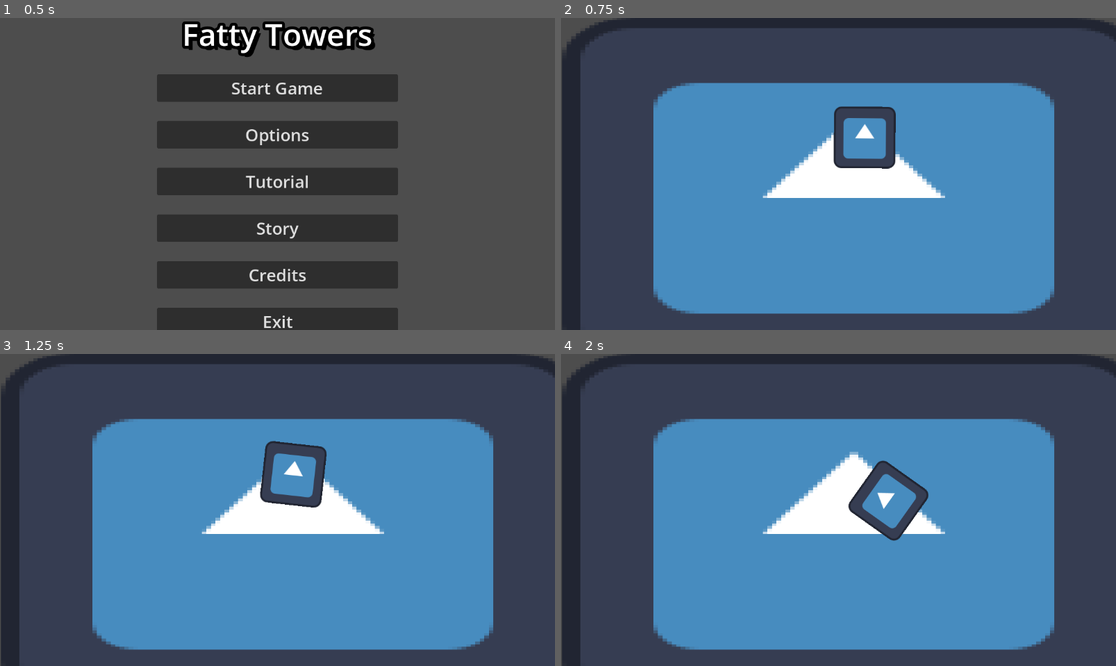
Above: before the commit, frames 1-4 (two rows, left to right).
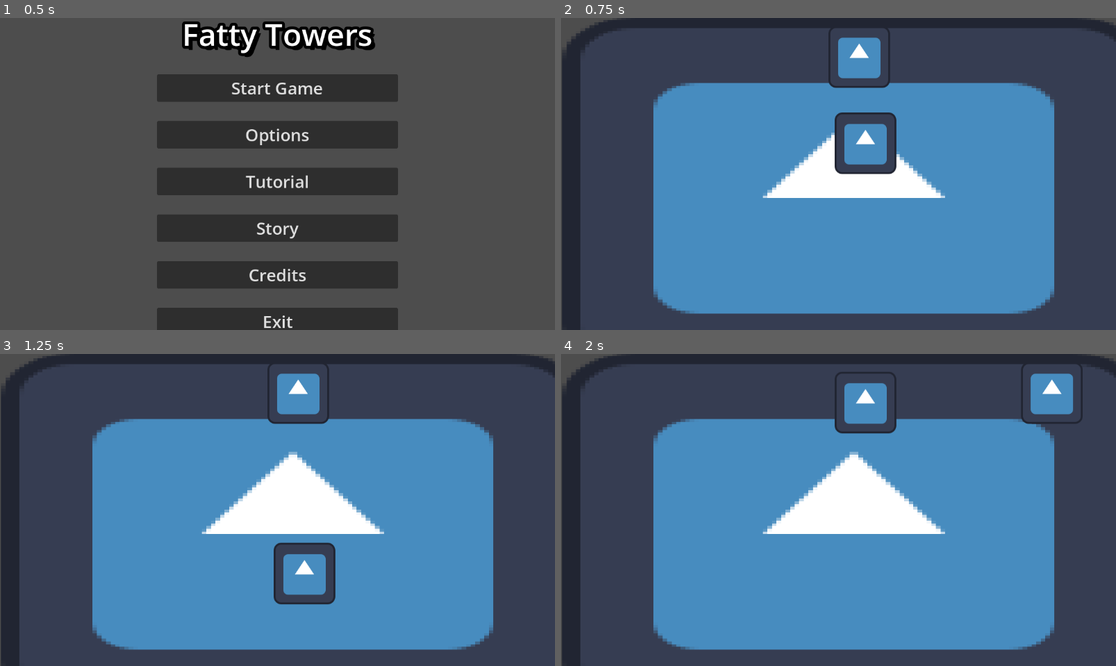
Above: after the commit, the same moments.

Repository: Duartefon/fatty-towers
Game: Godot game, scene res://menus/main_menu.tscn
Two runs of this game, one before a commit and one after it. Both use one fixed random seed, a clock stepped at 60 frames per second and the inputs below. The engine's default icon, where the game draws it, is replaced by a stand-in: a white triangle on a blue panel in a dark square.
Inputs:
- Up to frame 1 (0.5 s): no input
- Up to frame 2 (0.75 s): click "Start Game" at 0.5 s
- Up to frame 3 (1.25 s): no input
- Up to frame 4 (2 s): hold D (rightAction) from 1.28 s (still down); hold Space (dropBlock) from 1.28 s (still down)

Frame 1 is identical in both runs. In frame 2, 2.4% of the frame differs, in the area x 48-61%, y 3-51%; in frame 3, 4.6%, in the area x 46-61%, y 3-81%; in frame 4, 4.6%.

Commit message:
crane movement added

Diff:
--- /dev/null
+++ b/crane_system.gd
@@ -0,0 +1,21 @@
+extends StaticBody2D
+var CHANGE_PLATES_SPEEED := 400
+var initial_global_position : Vector2
+# Called when the node enters the scene tree for the first time.
+func _ready() -> void:
+	initial_global_position = global_position
+
+
+# Called every frame. 'delta' is the elapsed time since the previous frame.
+func _process(delta: float) -> void:
+	pass
+func _input(event: InputEvent) -> void:
+	if event.is_action_pressed("leftAction"):
+		var new_position_value := Vector2(global_position.x - CHANGE_PLATES_SPEEED, global_position.y)
+		new_position_value.x = clamp(new_position_value.x, initial_global_position.x-400,initial_global_position.x)
+		global_position = new_position_value
+
+	if event.is_action_pressed("rightAction"):
+		var new_position_value := Vector2(global_position.x + CHANGE_PLATES_SPEEED, global_position.y)
+		new_position_value.x = clamp(new_position_value.x, initial_global_position.x,initial_global_position.x+400)
+		global_position = new_position_value
--- /dev/null
+++ b/crane_system.tscn
@@ -0,0 +1,21 @@
+[gd_scene load_steps=5 format=3 uid="uid://qx5eqi6t2bjr"]
+
+[ext_resource type="Script" path="res://crane_system.gd" id="1_0f3ll"]
+[ext_resource type="Texture2D" uid="uid://e1sdrkxwqcjs" path="res://icon.svg" id="2_ldevf"]
+
+[sub_resource type="PhysicsMaterial" id="PhysicsMaterial_lqlyl"]
+
+[sub_resource type="RectangleShape2D" id="RectangleShape2D_h05o5"]
+
+[node name="Node2D" type="StaticBody2D"]
+physics_material_override = SubResource("PhysicsMaterial_lqlyl")
+script = ExtResource("1_0f3ll")
+
+[node name="CollisionShape2D" type="CollisionShape2D" parent="."]
+shape = SubResource("RectangleShape2D_h05o5")
+
+[node name="PinJoint2D" type="PinJoint2D" parent="."]
+node_a = NodePath("..")
+
+[node name="Sprite2D" type="Sprite2D" parent="."]
+texture = ExtResource("2_ldevf")
--- a/debugging/debug_guindaste.gd
+++ b/debugging/debug_guindaste.gd
@@ -1,5 +1,6 @@
 extends PinJoint2D
 
+@onready var static_body_2d: StaticBody2D = $"../StaticBody2D"
 
 # Called when the node enters the scene tree for the first time.
 func _ready() -> void:
@@ -11,3 +12,5 @@
 	if Input.is_action_pressed("dropBlock"):
 		set_node_a("")
 		print("Tecla direita carregada")
+	if Input.is_action_pressed("leftAction"):
+		set_node_a("StaticBody2D")
--- a/playable_scene.tscn
+++ b/playable_scene.tscn
@@ -1,14 +1,9 @@
-[gd_scene load_steps=7 format=3 uid="uid://c4gfoau7y6i07"]
+[gd_scene load_steps=5 format=3 uid="uid://c4gfoau7y6i07"]
 
 [ext_resource type="Script" path="res://debugging/debug_input.gd" id="1_6dhnm"]
 [ext_resource type="Texture2D" uid="uid://e1sdrkxwqcjs" path="res://icon.svg" id="1_clgo2"]
 [ext_resource type="PackedScene" uid="uid://dacmskuis2l13" path="res://placeable_block.tscn" id="3_bkerc"]
-[ext_resource type="Script" path="res://debugging/debug_guindaste.gd" id="4_lo0kd"]
-
-[sub_resource type="PhysicsMaterial" id="PhysicsMaterial_2ljri"]
-
-[sub_resource type="RectangleShape2D" id="RectangleShape2D_pvemd"]
-size = Vector2(51.5, 58)
+[ext_resource type="PackedScene" uid="uid://qx5eqi6t2bjr" path="res://crane_system.tscn" id="4_4wqjs"]
 
 [node name="Node2D" type="Node2D"]
 script = ExtResource("1_6dhnm")
@@ -22,15 +17,5 @@
 [node name="Sprite2D2" parent="." instance=ExtResource("3_bkerc")]
 position = Vector2(632, 248)
 
-[node name="StaticBody2D" type="StaticBody2D" parent="."]
-physics_material_override = SubResource("PhysicsMaterial_2ljri")
-
-[node name="CollisionShape2D" type="CollisionShape2D" parent="StaticBody2D"]
-position = Vector2(606.75, 36)
-shape = SubResource("RectangleShape2D_pvemd")
-
-[node name="PinJoint2D" type="PinJoint2D" parent="."]
-position = Vector2(602, 42)
-node_a = NodePath("../Sprite2D2")
-node_b = NodePath("../StaticBody2D")
-script = ExtResource("4_lo0kd")
+[node name="Node2D" parent="." instance=ExtResource("4_4wqjs")]
+position = Vector2(619, 81)
